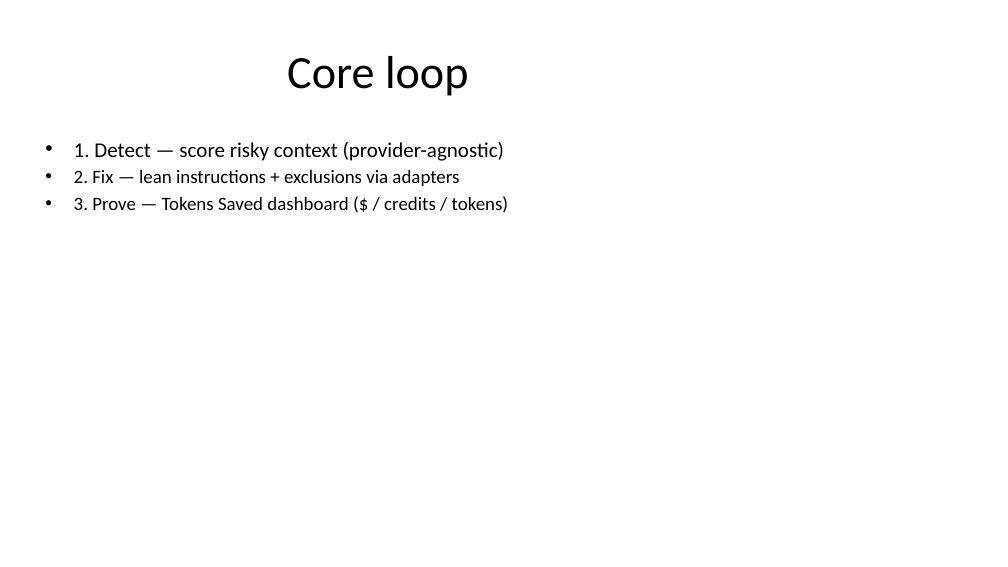
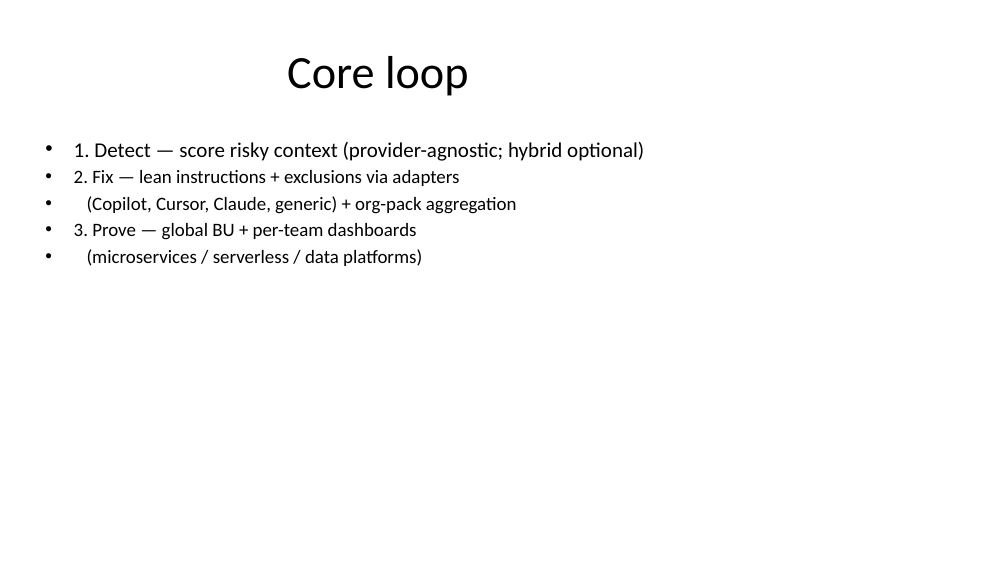
Before and after one commit to JordyNicholas/TokenForge, a slide deck: slide 6 of docs/pitch/TokenForge-Pitch.pptx (slide 4 before the commit). Drawn at 1008x567 pixels with LibreOffice and Linux fonts; fonts in the diff are those of the drawing. Boxes give left, top, right and bottom in pixels: in the first picture for what was removed or moved away, otherwise in the second. Text is boxed around its words. In the diff, an @@ line names an element or a change of style, - is before the commit and + after.

```diff
--- a/docs/pitch/TokenForge-Pitch.pptx
+++ b/docs/pitch/TokenForge-Pitch.pptx
@@ text at bbox=[74, 142, 644, 161]: text changed @@
-• 1. Detect — score risky context (provider-agnostic)
+• 1. Detect — score risky context (provider-agnostic; hybrid optional)
@@ text at bbox=[74, 196, 517, 266]: text changed @@
-• 3. Prove — Tokens Saved dashboard ($ / credits / tokens)
+• (Copilot, Cursor, Claude, generic) + org-pack aggregation
+• 3. Prove — global BU + per-team dashboards
+• (microservices / serverless / data platforms)
```
Also in this commit, not shown: 5 other slides changed, 2 slides added, 2 slides removed, 5 other files.
